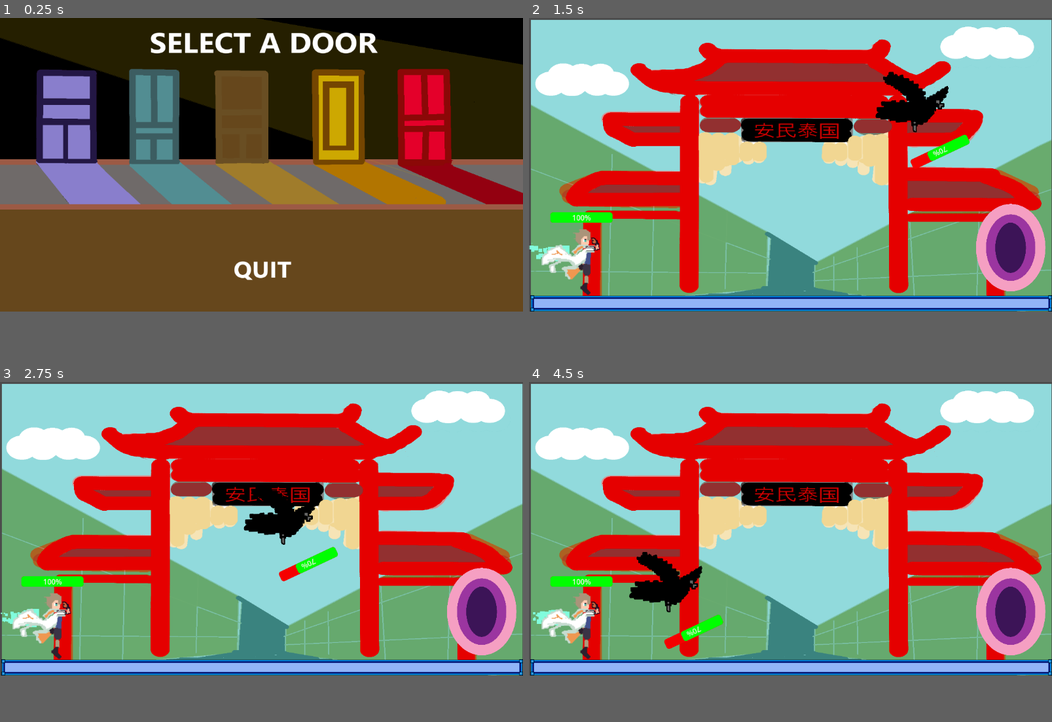
Above: before the commit, frames 1-4 (two rows, left to right).
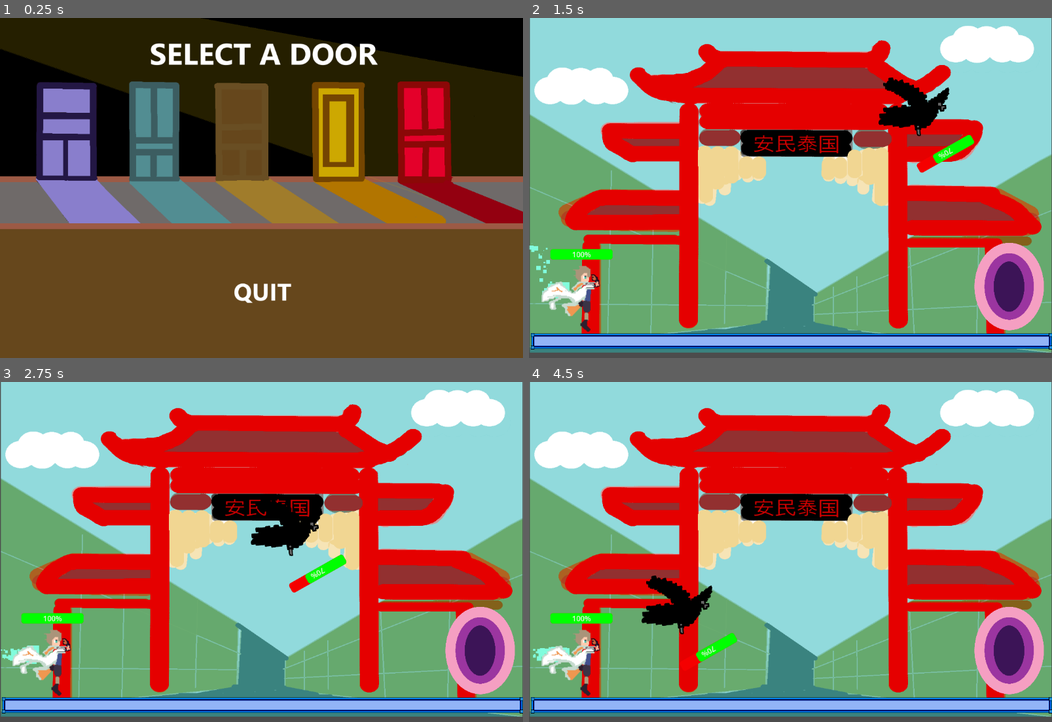
Above: after the commit, the same moments.

Repository: jwang5-dot/12-DT-Project
Game: Godot game, scene res://scene/mainmenu.tscn
Two runs of this game, one before a commit and one after it. Both use one fixed random seed, a clock stepped at 60 frames per second and the inputs below.
Inputs (mouse positions are in pixels of both pictures, inside the frame that each line leads up to):
- Up to frame 1 (0.25 s): no input
- Up to frame 2 (1.5 s): click "PLAY" at 0.5 s; tap Enter (ui_accept) at 1.25 s; move the mouse to (905, 150) at 1.27 s; hold Right (ui_right) from 1.28 s (still down)
- Up to frame 3 (2.75 s): keep holding Right (ui_right); tap Enter (ui_accept) at 1.52, 2.27 s; move the mouse to (156, 541) at 2.02 s
- Up to frame 4 (4.5 s): move the mouse to (842, 463) at 2.77 s; release Right (ui_right) at 2.78 s; hold Left (ui_left) 2.78-3.53 s; move the mouse to (764, 586) at 3.52 s; hold Right (ui_right) from 3.53 s (still down); tap Enter (ui_accept) at 3.77 s; move the mouse to (947, 572) at 4.27 s
In our replay, the window is 799x449 before the commit and 799x520 after it. These sizes can differ from the game's own. Grey fills any space a smaller window leaves; there, only what the larger window draws over its background counts as a difference.

The runs differ from the first frame. In frame 1, 26% of the frame differs, in the area x 0-100%, y 0-84%; in frame 2, 44%; in frame 3, 45%; in frame 4, 46%, in the area x 0-100%, y 0-100%.

Commit message:
Image Resize for BG

Diff:
--- a/assessment-game/project.godot
+++ b/assessment-game/project.godot
@@ -14,6 +14,10 @@
 run/main_scene="uid://dd3qjjkboj5yi"
 config/features=PackedStringArray("4.6", "Forward Plus")
 config/icon="res://images/icon.svg"
+
+[display]
+
+window/size/viewport_height=750
 
 [editor]
 
--- a/assessment-game/scene/Level 2.tscn
+++ b/assessment-game/scene/Level 2.tscn
@@ -18,15 +18,15 @@
 script = ExtResource("1_2p7nl")
 
 [node name="AncientChina" type="Sprite2D" parent="." unique_id=1820799256]
-position = Vector2(577.50006, 329)
-scale = Vector2(0.8192858, 0.6347656)
+position = Vector2(576.5, 369.00003)
+scale = Vector2(0.8207143, 0.7207031)
 texture = ExtResource("1_2w6kw")
 
 [node name="NinePatchRect" type="NinePatchRect" parent="." unique_id=1289578008]
-offset_left = 3.0
-offset_top = 612.0
-offset_right = 1152.0
-offset_bottom = 648.0
+offset_left = 4.0
+offset_top = 695.0
+offset_right = 1153.0
+offset_bottom = 731.0
 texture = ExtResource("2_2p7nl")
 patch_margin_left = 16
 patch_margin_top = 16
@@ -39,7 +39,7 @@
 [node name="StaticBody2D" type="StaticBody2D" parent="." unique_id=272474380]
 
 [node name="CollisionShape2D" type="CollisionShape2D" parent="StaticBody2D" unique_id=548512493]
-position = Vector2(575, 628.125)
+position = Vector2(571, 709)
 shape = SubResource("RectangleShape2D_y32ns")
 
 [node name="CharacterBody2D2" parent="." unique_id=1653680679 instance=ExtResource("4_h7in3")]
@@ -48,11 +48,11 @@
 [node name="Area2D" type="Area2D" parent="." unique_id=784893877]
 
 [node name="CollisionShape2D" type="CollisionShape2D" parent="Area2D" unique_id=1643291848]
-position = Vector2(1071, 512)
+position = Vector2(1067.6251, 597.375)
 shape = SubResource("CapsuleShape2D_2p7nl")
 
 [node name="Portall555" type="Sprite2D" parent="." unique_id=466631491]
-position = Vector2(1065, 514)
+position = Vector2(1061.6251, 599.375)
 scale = Vector2(0.20086819, 0.20971681)
 texture = ExtResource("6_brqh1")
 
--- a/assessment-game/scene/Level 4.tscn
+++ b/assessment-game/scene/Level 4.tscn
@@ -15,18 +15,18 @@
 [node name="Level 4" type="Node2D" unique_id=341672757]
 
 [node name="Space1" type="Sprite2D" parent="." unique_id=1737731682]
-position = Vector2(576.50006, 294.00003)
+position = Vector2(580.00006, 372.00003)
 scale = Vector2(0.8034722, 0.73901373)
 texture = ExtResource("2_g46qk")
 
 [node name="CharacterBody2D" parent="." unique_id=516776377 instance=ExtResource("3_s4evf")]
-position = Vector2(143, 481)
+position = Vector2(136, 607)
 
 [node name="StaticBody2D" type="StaticBody2D" parent="." unique_id=723386610]
 position = Vector2(-423, 190)
 
 [node name="CollisionShape2D2" type="CollisionShape2D" parent="StaticBody2D" unique_id=48585223]
-position = Vector2(997.5, 437.5)
+position = Vector2(998, 533)
 shape = SubResource("RectangleShape2D_16vqg")
 
 [node name="CharacterBody2D2" parent="." unique_id=1277688742 instance=ExtResource("4_yavb0")]
@@ -35,11 +35,11 @@
 [node name="Area2D" type="Area2D" parent="." unique_id=1816056417]
 
 [node name="CollisionShape2D" type="CollisionShape2D" parent="Area2D" unique_id=1932510721]
-position = Vector2(1038, 496)
+position = Vector2(1057.2501, 582.75)
 shape = SubResource("CapsuleShape2D_wjxe6")
 
 [node name="Portall555" type="Sprite2D" parent="." unique_id=408069698]
-position = Vector2(1044, 505.00003)
+position = Vector2(1063.2501, 591.75)
 scale = Vector2(0.21562515, 0.2475586)
 texture = ExtResource("4_g46qk")
 
--- a/assessment-game/scene/mainmenu.tscn
+++ b/assessment-game/scene/mainmenu.tscn
@@ -92,8 +92,8 @@
 text = "PLAY"
 
 [node name="MainMenu7" type="Sprite2D" parent="." unique_id=1764803551]
-position = Vector2(576.5, 365.50006)
-scale = Vector2(0.8020834, 0.7548829)
+position = Vector2(576.5, 405.5)
+scale = Vector2(0.8020834, 0.7919922)
 texture = ExtResource("2_h8uk4")
 
 [connection signal="pressed" from="VBoxContainer/Button2" to="." method="_quit"]
